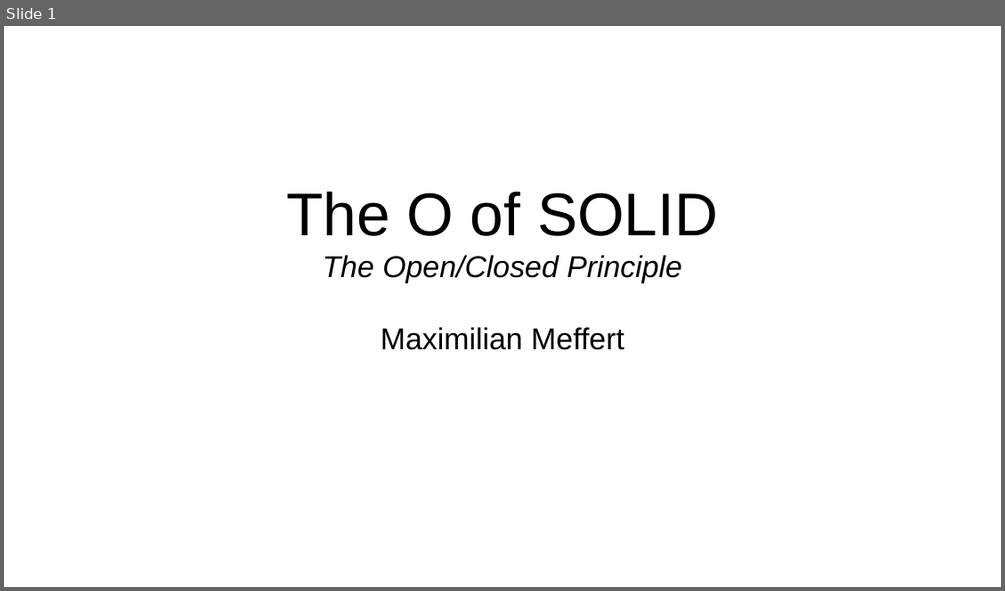
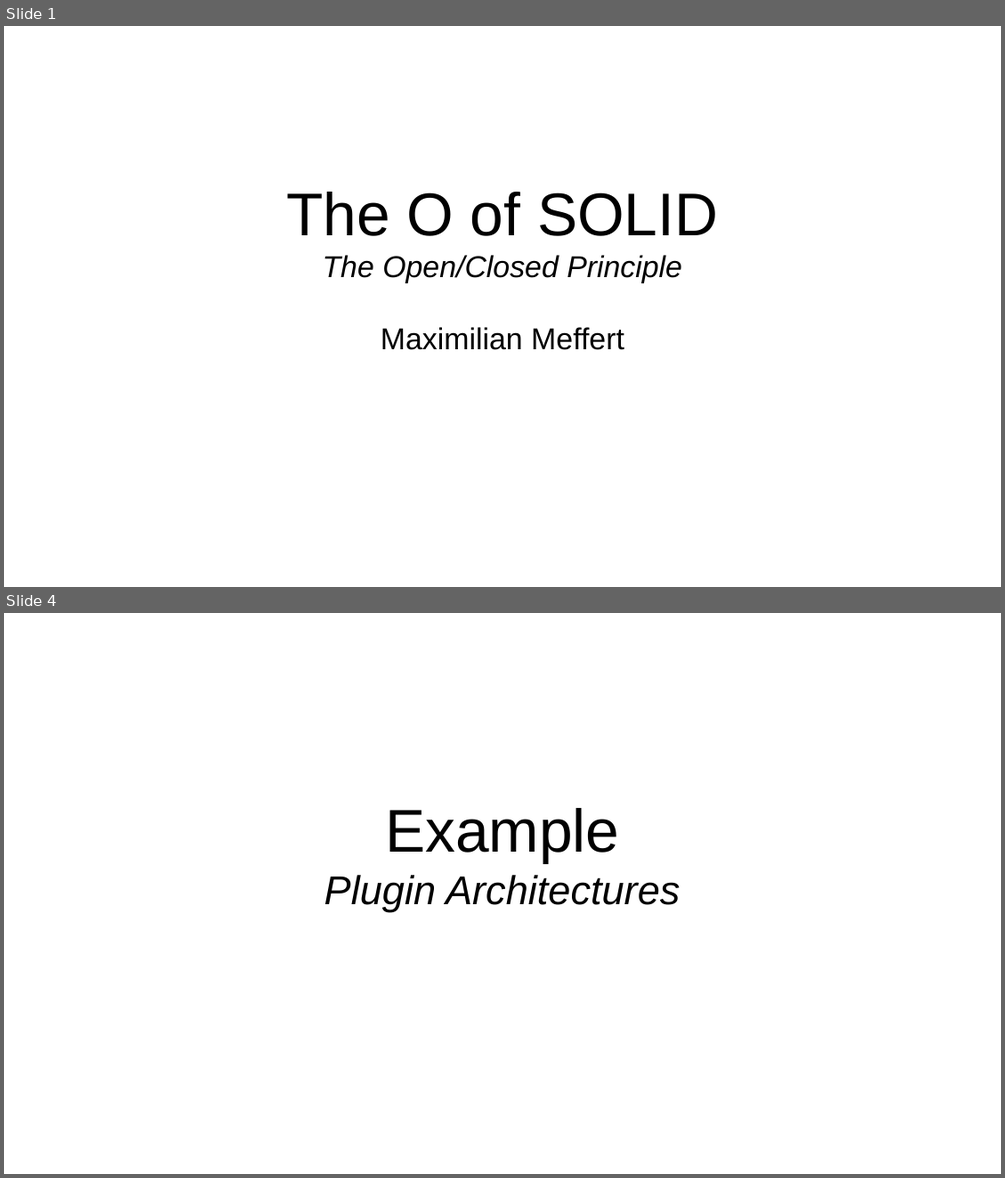
Before and after one commit to maxmeffert/SOLID, a slide deck: TheOofSOLID/TheOofSOLID.odp. Shown one above the other, each under a label of ours: slide 1 before the commit, slides 1 and 4 after it; the slides between them are not shown. The pictures are 1005x591 and 1005x1178 pixels, drawn with LibreOffice and Linux fonts; fonts in the diff are those of the drawing. Boxes give left, top, right and bottom in pixels: in the first picture for what was removed or moved away, otherwise in the second. Text is boxed around its words. In the diff, an @@ line names an element or a change of style, - is before the commit and + after.

```diff
--- a/TheOofSOLID/TheOofSOLID.odp
+++ b/TheOofSOLID/TheOofSOLID.odp
@@ slide 4 added at <box>4,613,1001,1174</box>, background #FFFFFF @@
@@ subtitle added at <box>324,808,680,912</box>, 32 pt, text #000000, italic @@
+Example
+Plugin Architectures
```
Also in this commit, not shown: 17 other slides added, 1 other file.
